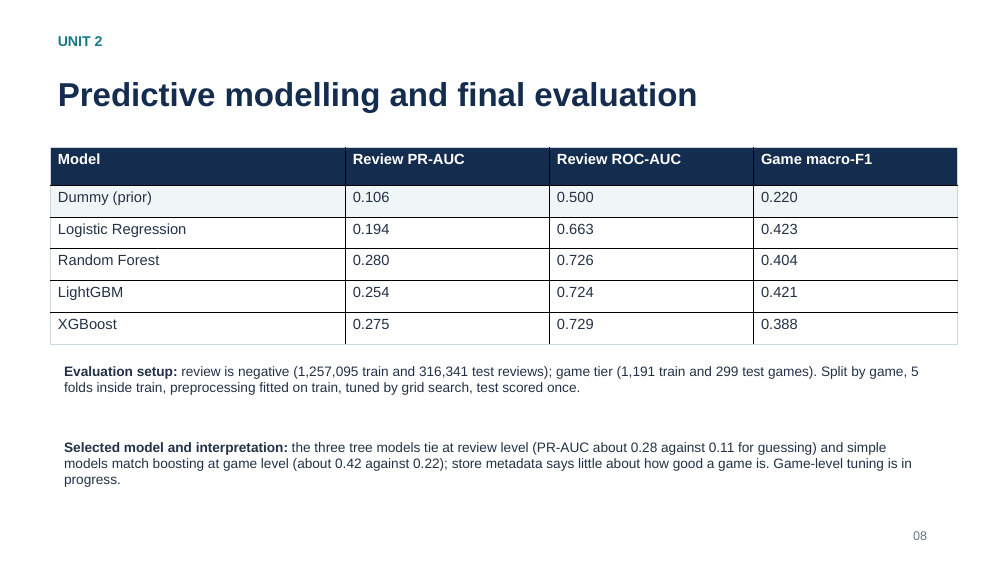
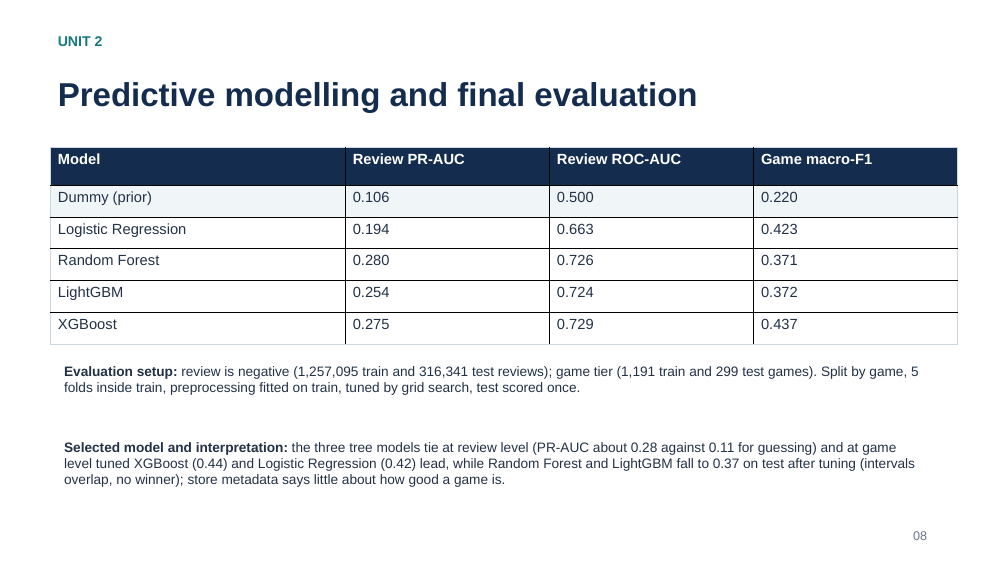
Before and after one commit to Shan713/IndieGuard, a slide deck: slide 8 of slides/review2.pptx. Drawn at 1008x567 pixels with LibreOffice and Linux fonts; fonts in the diff are those of the drawing. Boxes give left, top, right and bottom in pixels: in the first picture for what was removed or moved away, otherwise in the second. Text is boxed around its words. In the diff, an @@ line names an element or a change of style, - is before the commit and + after.

```diff
--- a/slides/review2.pptx
+++ b/slides/review2.pptx
@@ table at (51, 147, 958, 344) @@
-row 4, column 4: 0.404
+row 4, column 4: 0.371
-row 5, column 4: 0.421
+row 5, column 4: 0.372
-row 6, column 4: 0.388
+row 6, column 4: 0.437
@@ text at (64, 442, 915, 487): text changed @@
-Selected model and interpretation: the three tree models tie at review level (PR-AUC about 0.28 against 0.11 for guessing) and simple models match boosting at game level (about 0.42 against 0.22); store metadata says little about how good a game is. Game-level tuning is in progress.
+Selected model and interpretation: the three tree models tie at review level (PR-AUC about 0.28 against 0.11 for guessing) and at game level tuned XGBoost (0.44) and Logistic Regression (0.42) lead, while Random Forest and LightGBM fall to 0.37 on test after tuning (intervals overlap, no winner); store metadata says little about how good a game is.
```
Also in this commit, not shown: 1 other slide changed, 30 other files.
